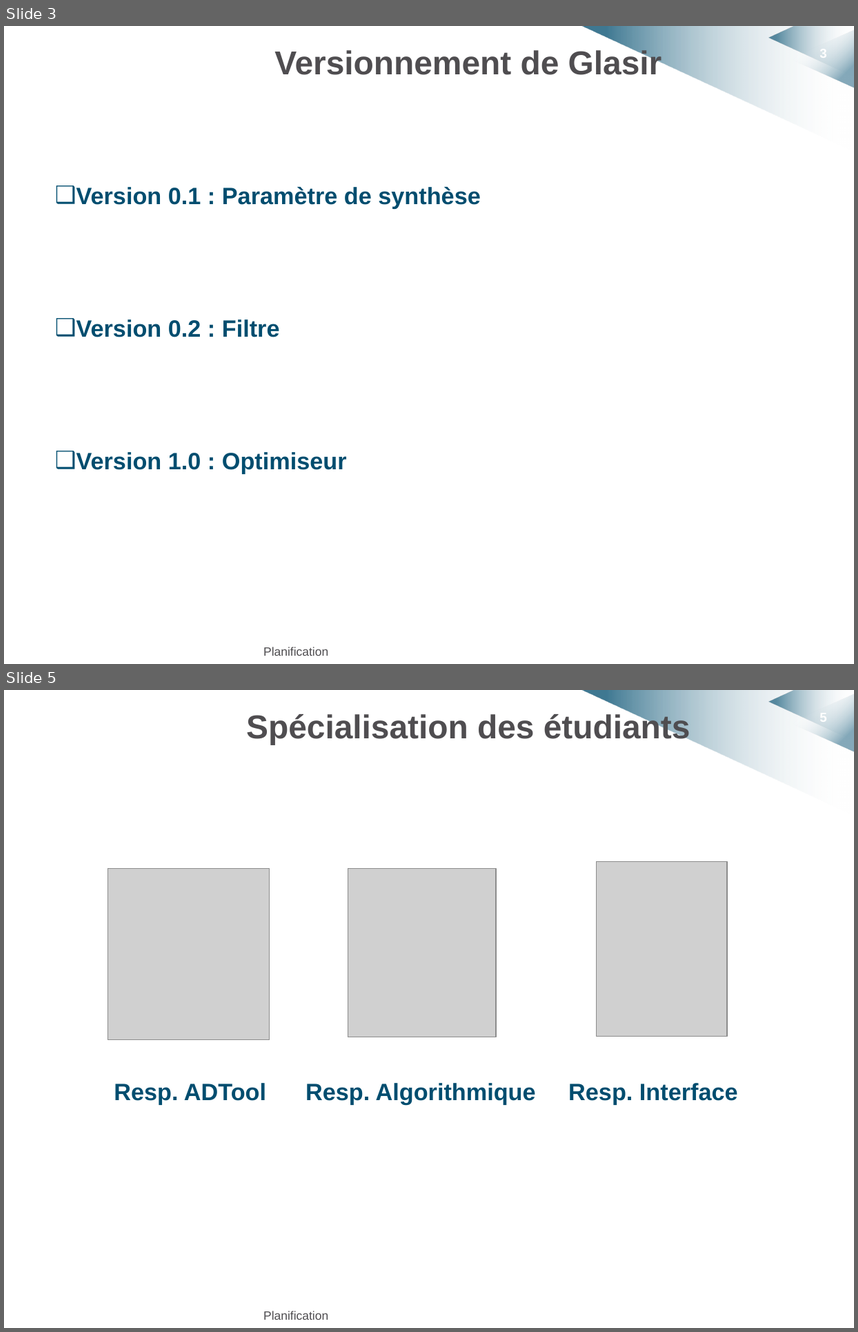
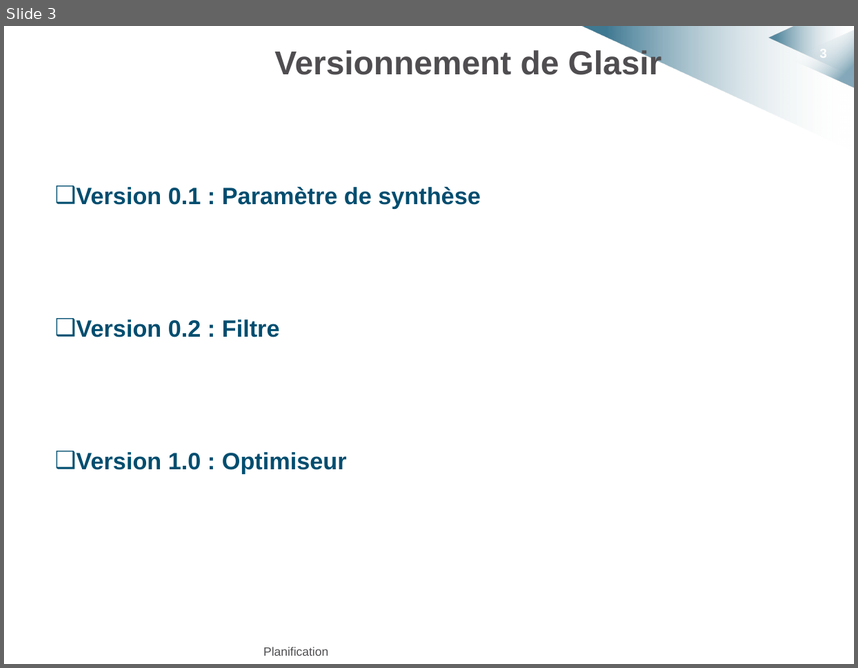
Before and after one commit to HKervadec/korrigolo, a slide deck: soutenances/projet_decembre/planif_et_conclu.pptx. Shown one above the other, each under a label of ours: slides 3 and 5 before the commit, slide 3 after it; the slides between them are not shown. The pictures are 858x1332 and 858x668 pixels, drawn with LibreOffice and Linux fonts; fonts in the diff are those of the drawing; grey boxes stand for pictures; background and template pictures are left out. Boxes give left, top, right and bottom in pixels: in the first picture for what was removed or moved away, otherwise in the second. Text is boxed around its words. In the diff, an @@ line names an element or a change of style, - is before the commit and + after.

```diff
--- a/soutenances/projet_decembre/planif_et_conclu.pptx
+++ b/soutenances/projet_decembre/planif_et_conclu.pptx
@@ slide 5 removed at (x1=4, y1=690, x2=854, y2=1328), background #FFFFFF; not listed: 4 template elements that a slide beside it also shows @@
@@ title removed at (x1=246, y1=712, x2=691, y2=745) @@
-Spécialisation des étudiants
@@ picture removed at (x1=107, y1=869, x2=269, y2=1041) @@
@@ picture removed at (x1=348, y1=869, x2=496, y2=1037) @@
@@ picture removed at (x1=597, y1=862, x2=727, y2=1036) @@
@@ text removed at (x1=114, y1=1083, x2=738, y2=1104) @@
-Resp. ADTool Resp. Algorithmique Resp. Interface
@@ text removed at (x1=263, y1=1310, x2=328, y2=1319) @@
-Planification
```
Also in this commit, not shown: 1 slide changed, 1 slide added, 2 other slides removed, 1 other file.
